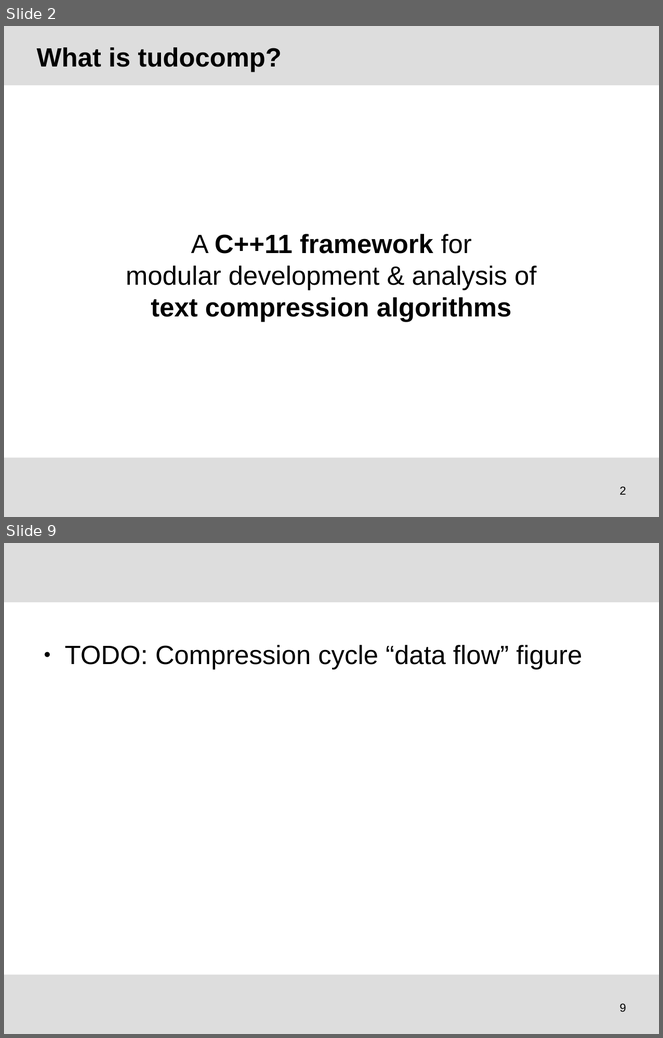
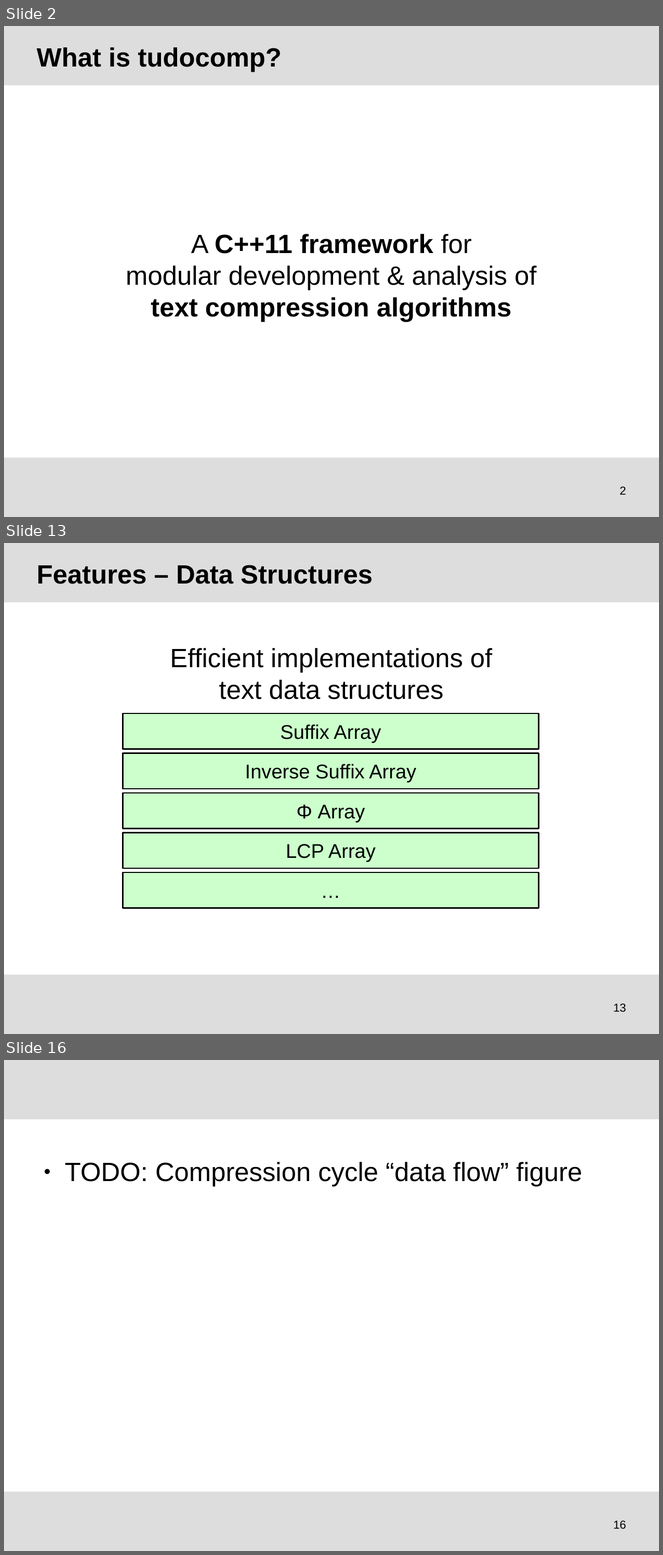
Before and after one commit to tudocomp/tudocomp, a slide deck: etc/presentation.odp. Shown one above the other, each under a label of ours: slides 2 and 9 before the commit, slides 2, 13 and 16 after it; the slides between them are not shown. The pictures are 663x1038 and 663x1555 pixels, drawn with LibreOffice and Linux fonts; fonts in the diff are those of the drawing; background and template pictures are left out. Boxes give left, top, right and bottom in pixels: in the first picture for what was removed or moved away, otherwise in the second. Text is boxed around its words. In the diff, an @@ line names an element or a change of style, - is before the commit and + after.

```diff
--- a/etc/presentation.odp
+++ b/etc/presentation.odp
@@ slide 13 added at [4, 543, 659, 1034], background #FFFFFF; not listed: 2 template elements that a slide beside it also shows @@
@@ title added at [37, 565, 373, 584], 32 pt, text #000000, bold @@
+Features – Data Structures
@@ text added at [170, 648, 492, 700], 32 pt, text #000000 @@
+Efficient implementations of
+text data structures
@@ rectangle added at [123, 714, 539, 749], fill #CCFFCC, outline #000000 1.5 pt, 24 pt, text #000000 @@
+Suffix Array
@@ rectangle added at [123, 754, 539, 789], fill #CCFFCC, outline #000000 1.5 pt, 24 pt, text #000000 @@
+Inverse Suffix Array
@@ rectangle added at [123, 793, 539, 829], fill #CCFFCC, outline #000000 1.5 pt, 24 pt, text #000000 @@
+Φ Array
@@ rectangle added at [123, 833, 539, 869], fill #CCFFCC, outline #000000 1.5 pt, 24 pt, text #000000 @@
+LCP Array
@@ rectangle added at [123, 873, 539, 909], fill #CCFFCC, outline #000000 1.5 pt, 24 pt, text #000000 @@
+…
@@ page number added at [613, 1004, 626, 1013], 14 pt, text #000000 @@
+13
@@ what was slide 9 is now slide 16 @@
@@ page number at [613, 1521, 626, 1530]: text changed @@
-9
+16
```
Also in this commit, not shown: 6 slides changed, 6 other slides added, 1 slide removed.
